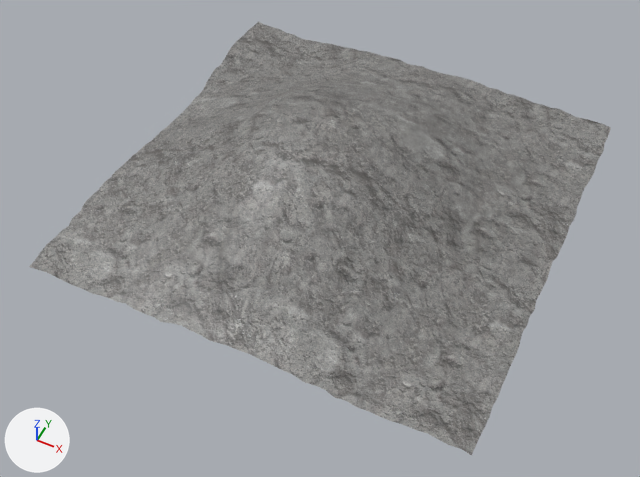
The OBJ model Raster_c++/models/world_2_1.obj: old version first, new version second.
One viewpoint serves both versions: a camera (50 mm lens) standing at (220.0, -163.0, 290.0) and looking at (103.0, 72.0, -4.0). Lighting does not change. The marker at lower left points along +X, +Y and +Z. Where no turn or scale is listed for an object, it has been applied to the vertices.

The older version as bpy lines, for what is in view:
```python
me_plane = bpy.data.meshes.new('Plane')
me_plane.from_pydata(...)  # 7921 vertices, 15488 faces; spans x -1.0..201.0, y -1.0..201.0, z -3.0..42.0
me_plane.polygons.foreach_set('use_smooth', [True] * 15488)
me_plane.materials.append(mat_material_001)  # picture img_rockdetail5_png
ob_plane = bpy.data.objects.new('Plane', me_plane)
ob_plane.location = (0.0, 0.0, 0.0)
```
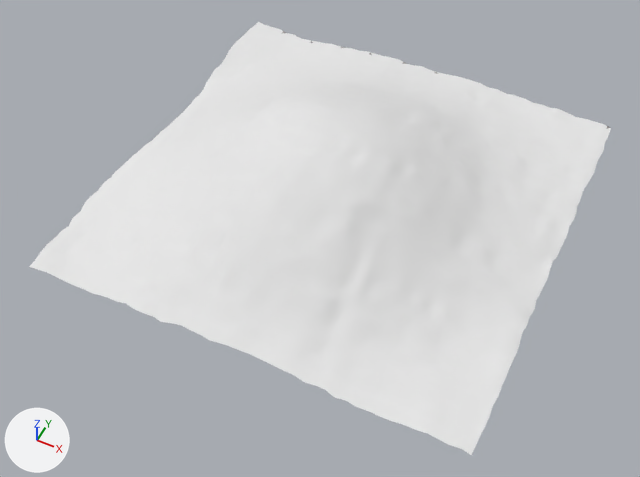
Location of each change, (x1, y1, x2, y2) in pixels of the pictures (640 x 477 px):
part 1 of me_plane, recoloured (grey to white)
    both: (29, 22, 608, 450)
part 2 of me_plane, recoloured (grey to white)
    both: (32, 23, 611, 455)

Diff of the bpy script that builds the scene:
```diff
--- a/Raster_c++/models/world_2_1.obj.py
+++ b/Raster_c++/models/world_2_1.obj.py
@@ mat_m1 @@
+mat_m1 = principled_material('M1')
+mat_m1.base_color = (0.8, 0.8, 0.8)  # white #e7e7e7
+mat_m1.roughness = 1.0
@@ mat_mat_1 @@
+mat_mat_1 = principled_material('mat-1')
+mat_mat_1.base_color = (0.8, 0.8, 0.8)  # white #e7e7e7
+mat_mat_1.roughness = 1.0
@@ me_plane @@
 me_plane.from_pydata(...)  # 7921 vertices, 15488 faces; spans x -1.0..201.0, y -1.0..201.0, z -3.0..42.0
 # used by ob_plane; location = (0.0, 0.0, 0.0)
+# me_plane part 1: 2625 of the faces centred in x 0.0..199.0, y 0.0..200.0, z -2.0..42.0 switch from mat_material_001 (picture img_rockdetail5_png) to mat_mat_1 (white #e7e7e7)
+# me_plane part 2: 12856 of the faces centred in x 0.0..200.0, y 0.0..200.0, z -3.0..42.0 switch from mat_material_001 (picture img_rockdetail5_png) to mat_m1 (white #e7e7e7)
```
